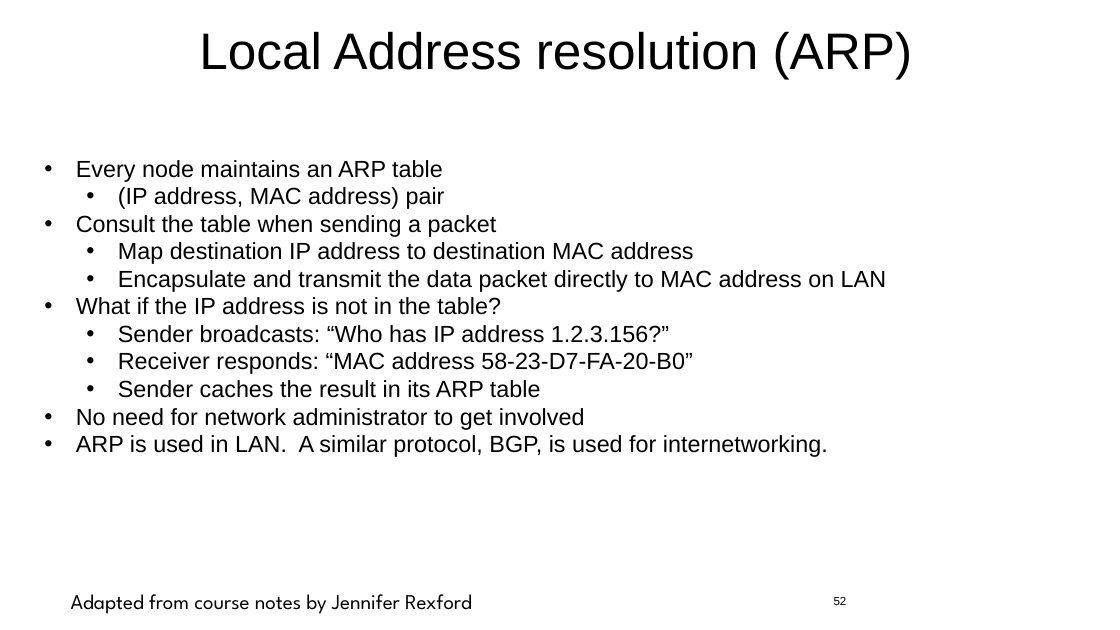
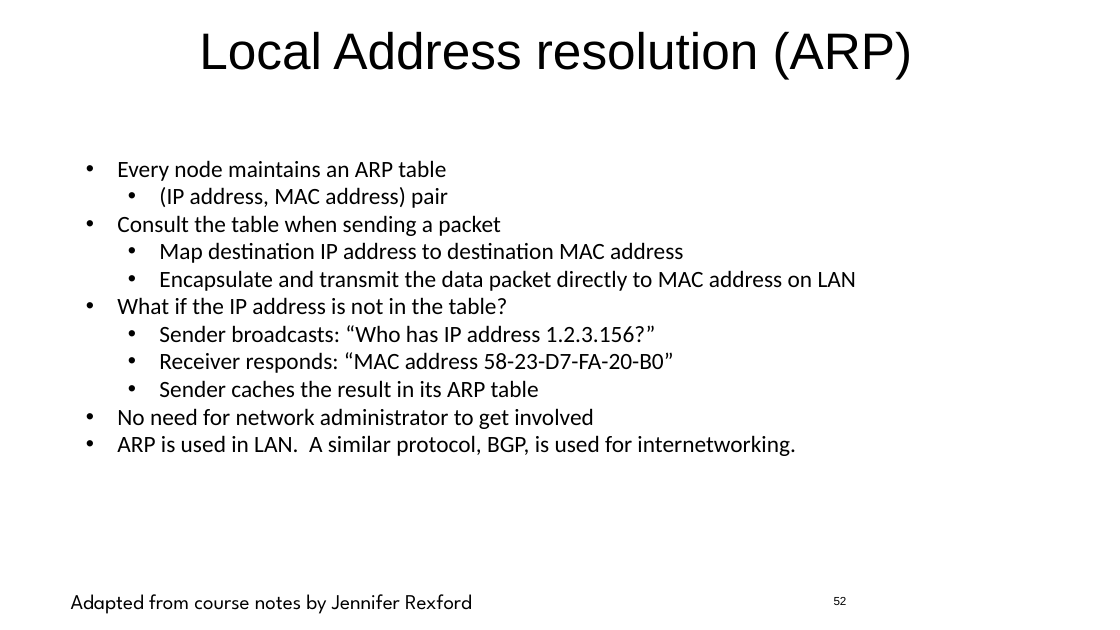
Before and after one commit to jlmucb/class_notes, a slide deck: slide 52 of IoT/pptx/IoTSoftwareNetworking.pptx. Drawn at 1120x630 pixels with LibreOffice and Linux fonts; fonts in the diff are those of the drawing. Boxes give left, top, right and bottom in pixels: in the first picture for what was removed or moved away, otherwise in the second. Text is boxed around its words. In the diff, an @@ line names an element or a change of style, - is before the commit and + after.

```diff
--- a/IoT/pptx/IoTSoftwareNetworking.pptx
+++ b/IoT/pptx/IoTSoftwareNetworking.pptx
@@ text "Every node maintains an ARP ...": place and size @@
-text "Every node maintains an ARP ..." at (76,160,886,457)
+text "Every node maintains an ARP ..." at (117,160,856,456)
@@ text "Every node maintains an ARP ..." at (117,160,856,456): font Arial to Calibri @@
```
Also in this commit, not shown: 21 other slides changed, 1 slide added.
